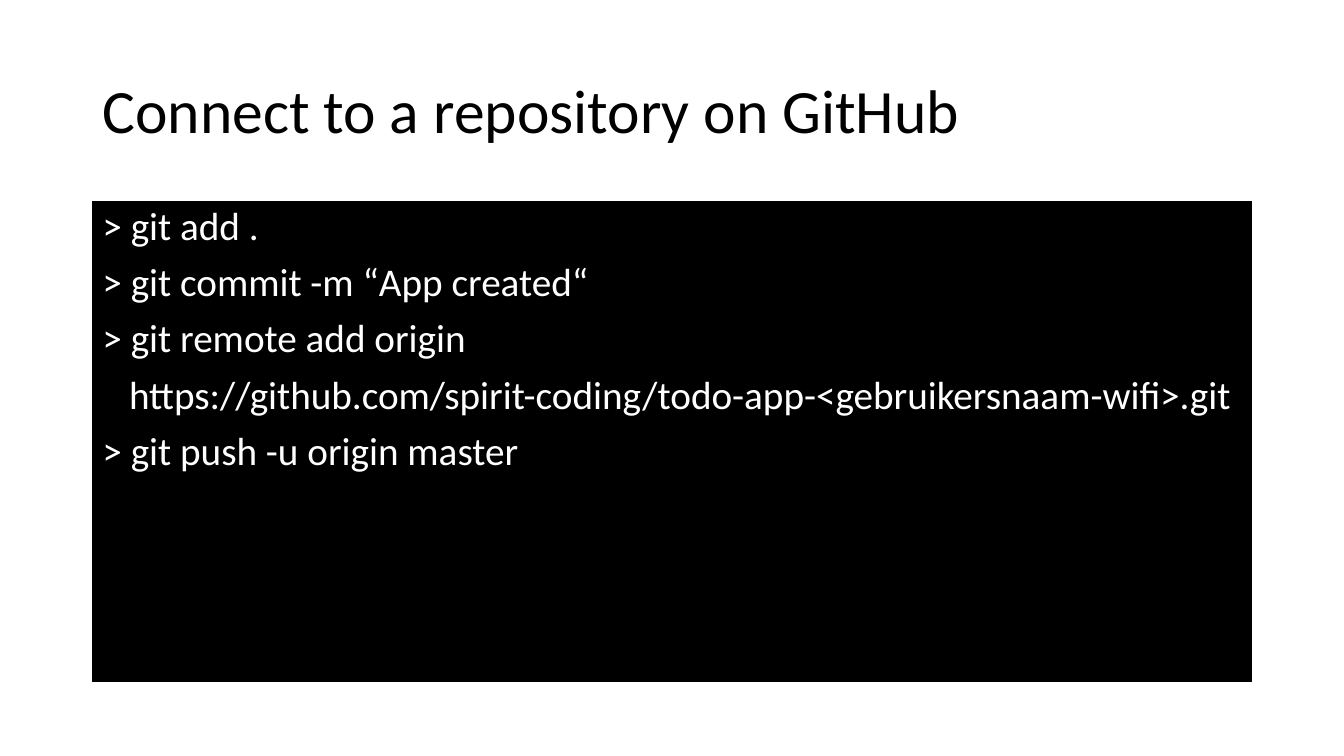
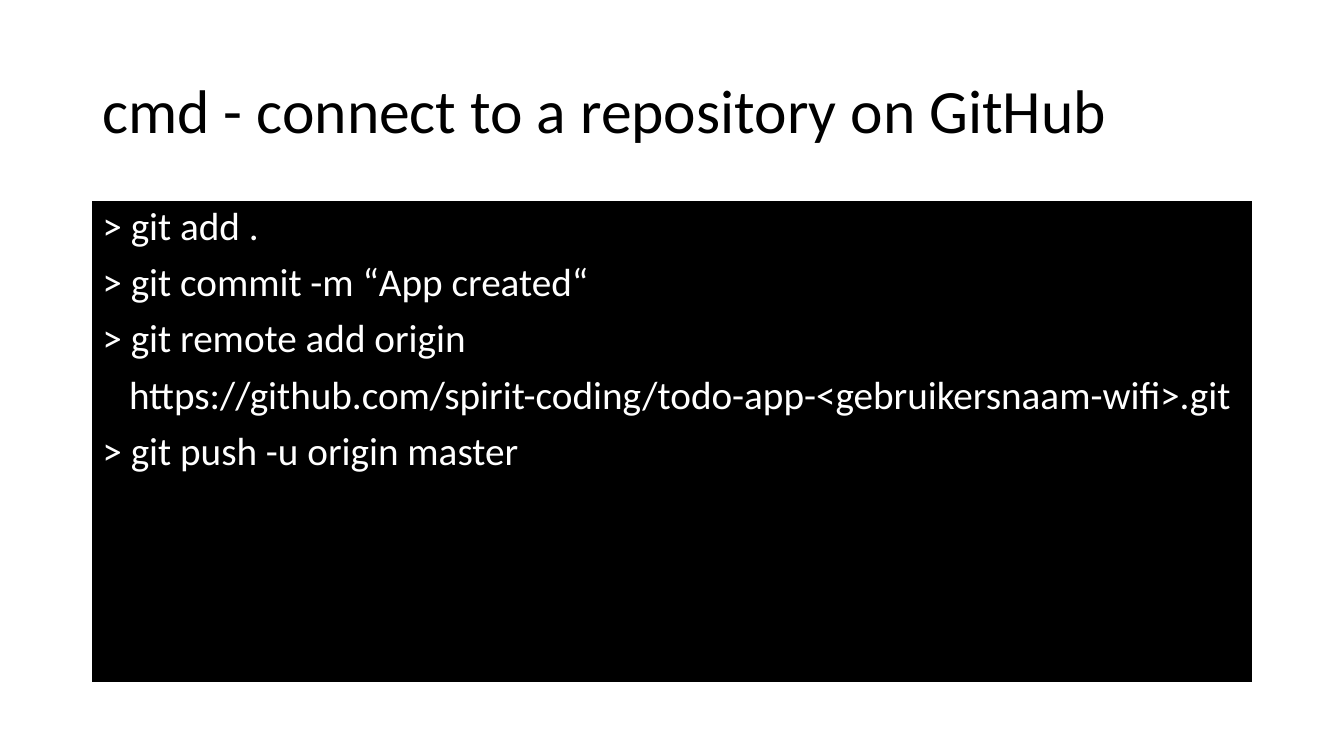
Before and after one commit to spirit-coding/todo-app-aj33349, a slide deck: slide 7 of Angular2.pptx. Drawn at 1344x756 pixels with LibreOffice and Linux fonts; fonts in the diff are those of the drawing. Boxes give left, top, right and bottom in pixels: in the first picture for what was removed or moved away, otherwise in the second. Text is boxed around its words. In the diff, an @@ line names an element or a change of style, - is before the commit and + after.

```diff
--- a/Angular2.pptx
+++ b/Angular2.pptx
@@ title at box(102, 90, 1106, 143): text changed @@
-Connect to a repository on GitHub
+cmd - connect to a repository on GitHub
```
Also in this commit, not shown: 11 other slides changed, 6 slides added.
